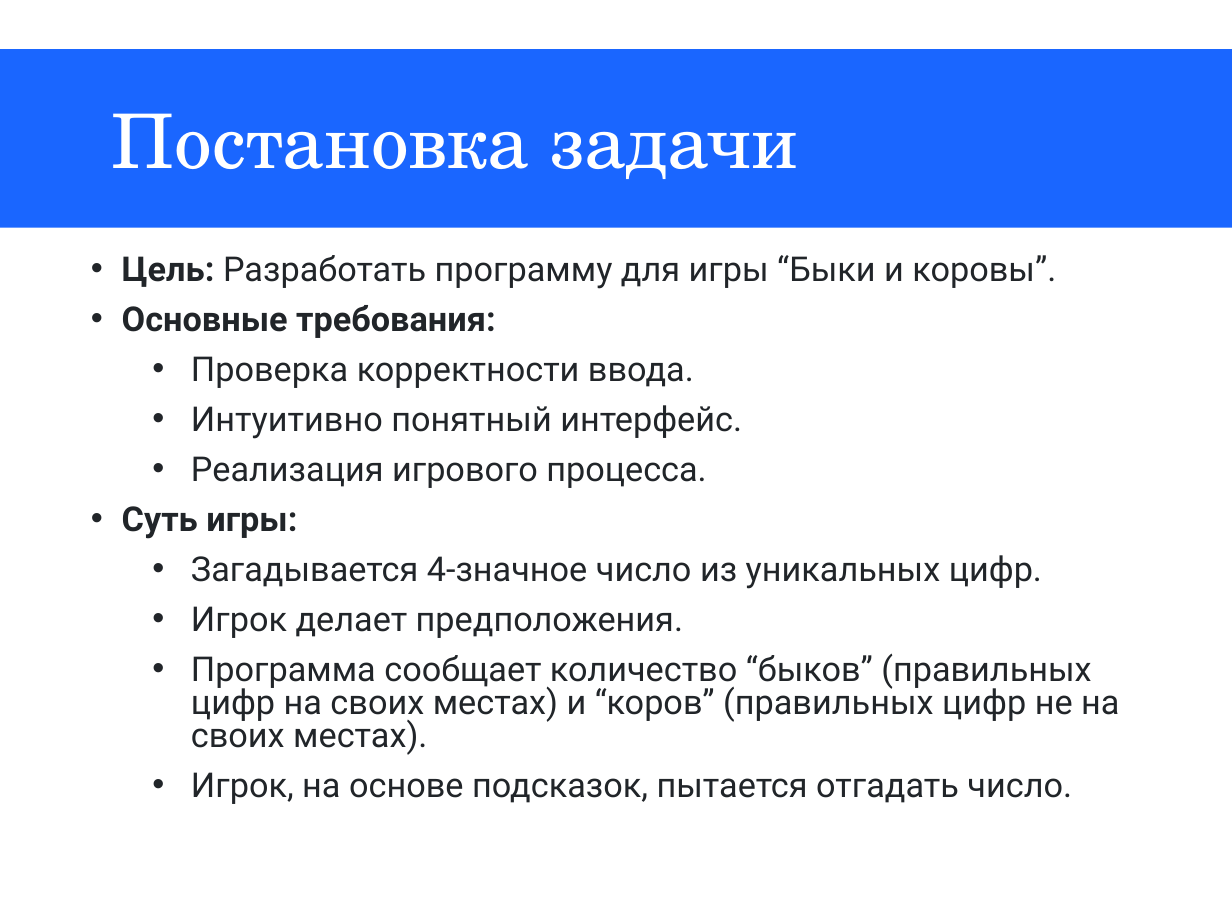
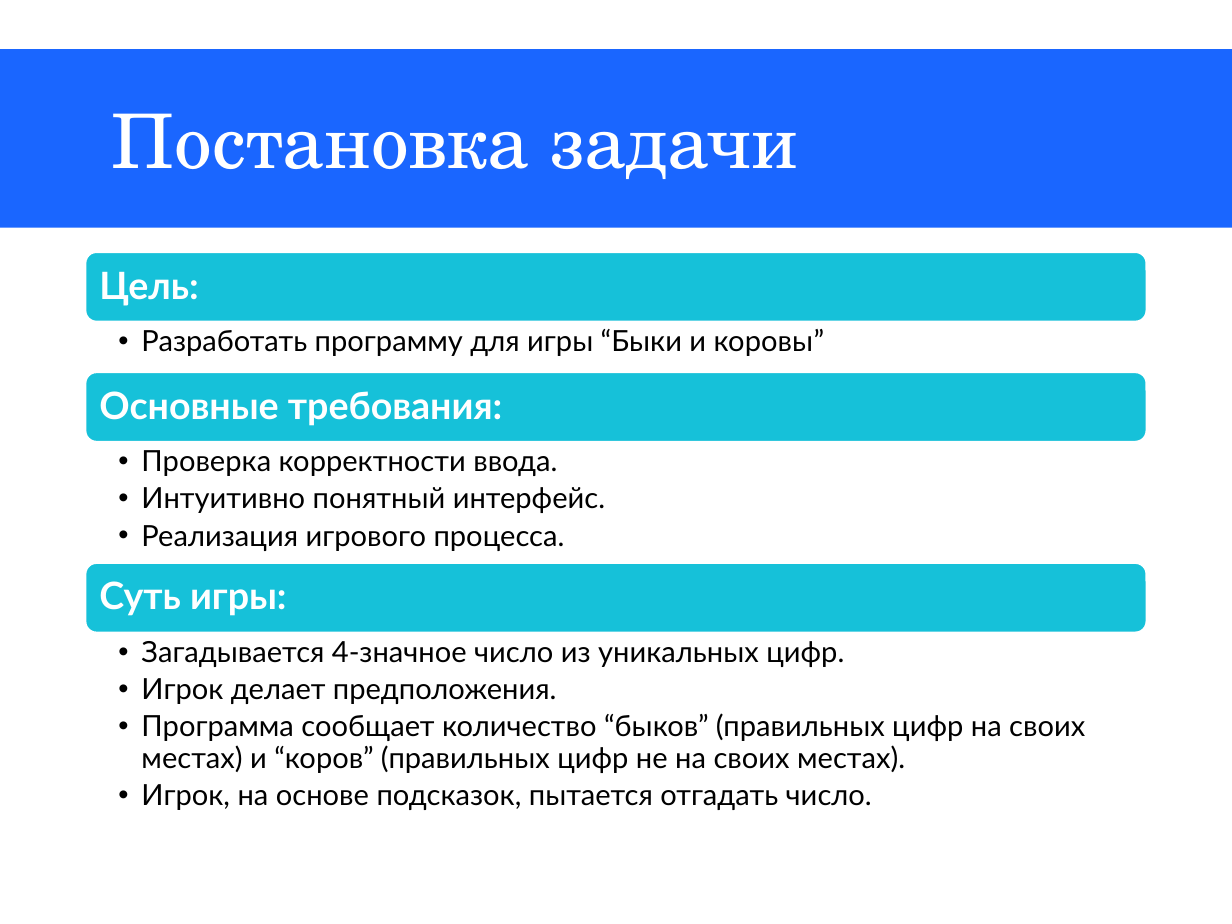
Before and after one commit to MineMoon/BullsAndCows, a slide deck: slide 2 of BullsAndCows.pptx (slide 3 before the commit). Drawn at 1232x924 pixels with LibreOffice and Linux fonts; fonts in the diff are those of the drawing. Boxes give left, top, right and bottom in pixels: in the first picture for what was removed or moved away, otherwise in the second. Text is boxed around its words. In the diff, an @@ line names an element or a change of style, - is before the commit and + after.

```diff
--- a/BullsAndCows.pptx
+++ b/BullsAndCows.pptx
@@ text at [122,255,1056,539]: paragraphs removed @@
-• Цель: Разработать программу для игры “Быки и коровы”.
-• Основные требования:
-  • Проверка корректности ввода.
-  • Интуитивно понятный интерфейс.
-  • Реализация игрового процесса.
-• Суть игры:
@@ group added at [85,251,1147,633]: 5 texts, 3 rounded rectangles @@
+Цель:
+  • Разработать программу для игры “Быки и коровы”
+Основные требования:
+  • Проверка корректности ввода.
+  • Интуитивно понятный интерфейс.
+  • Реализация игрового процесса.
+Суть игры:
@@ text "Загадывается 4-значное число из уникальных ...": place and size @@
-text "Загадывается 4-значное число из уникальных ..." at [122,255,1119,804]
+text "Загадывается 4-значное число из уникальных ..." at [141,641,1085,810]
@@ text "Загадывается 4-значное число из уникальных ..." at [141,641,1085,810]: size 20 to 17 pt, font Roboto to Lato, text colour #212529 to #000000; indent changed; line spacing 0.8 to 0.9; less space between paragraphs @@
```
Also in this commit, not shown: 3 other slides changed, 12 slides added, 2 slides removed, 3 other files.
